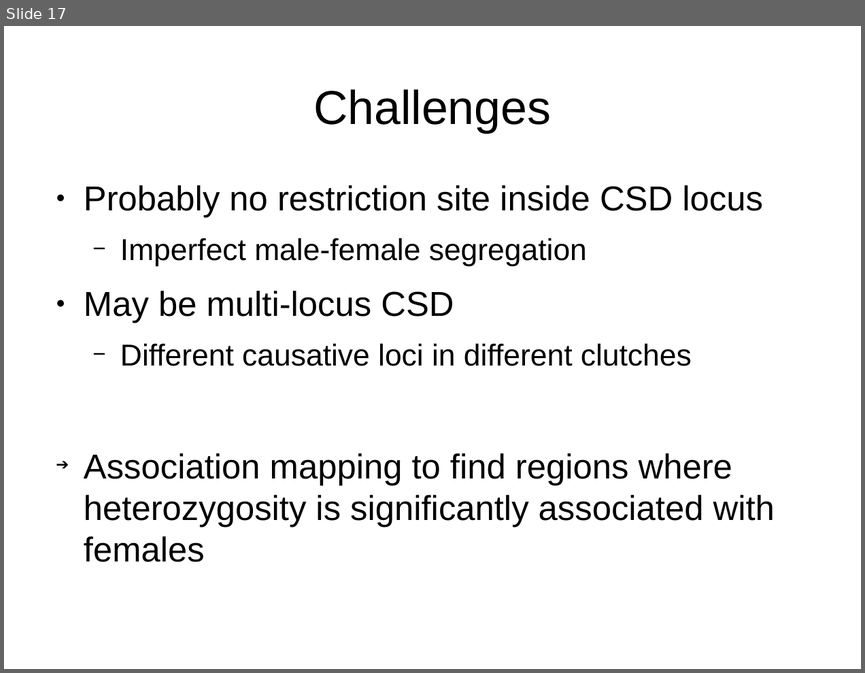
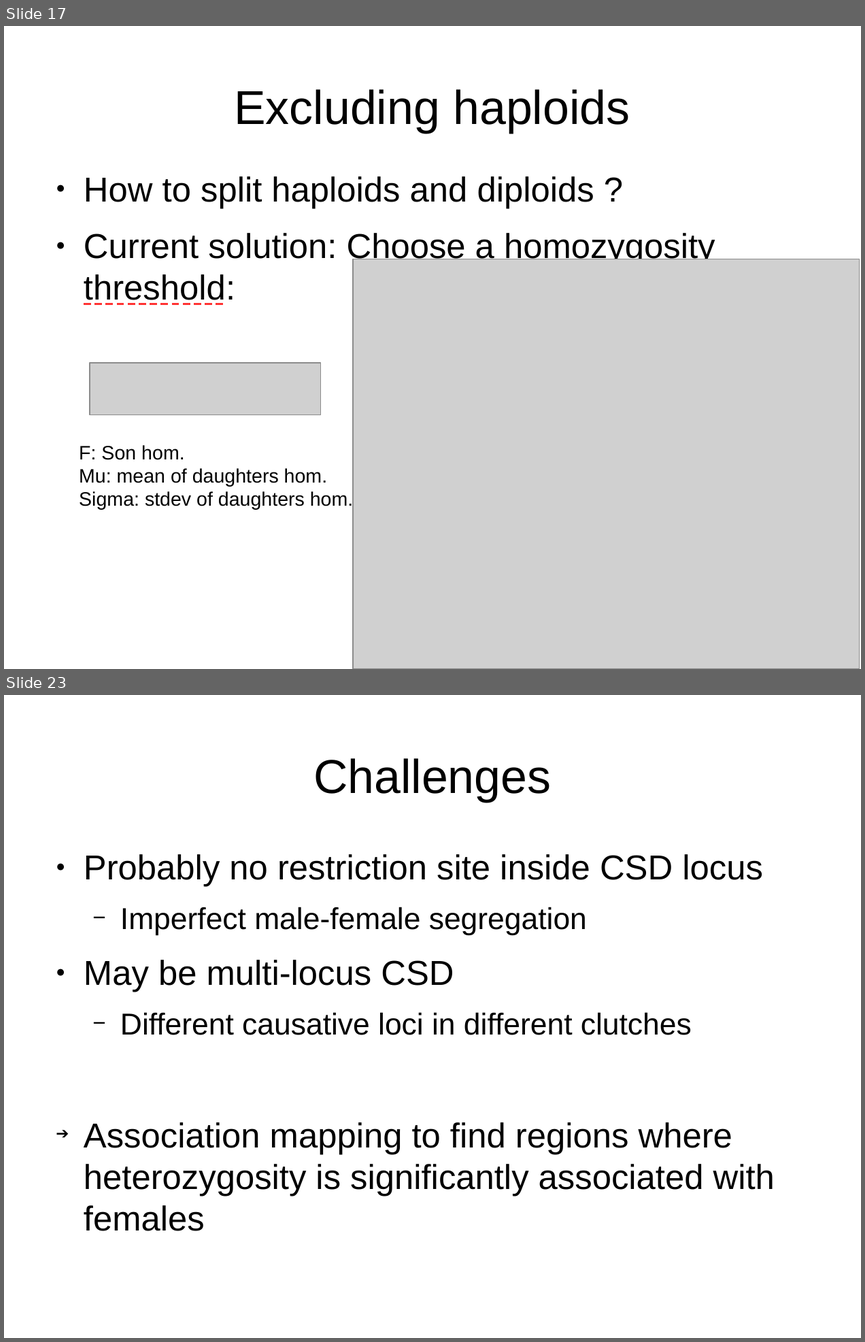
Before and after one commit to cmdoret/master_archive, a slide deck: reports/presentations/lab_meeting_20170712/lab_meeting_20170712.odp. Shown one above the other, each under a label of ours: slide 17 before the commit, slides 17 and 23 after it; the slides between them are not shown. The pictures are 865x673 and 865x1342 pixels, drawn with LibreOffice and Linux fonts; fonts in the diff are those of the drawing; grey boxes stand for pictures. Boxes give left, top, right and bottom in pixels: in the first picture for what was removed or moved away, otherwise in the second. Text is boxed around its words. In the diff, an @@ line names an element or a change of style, - is before the commit and + after.

Commit message:
now using proportion of hoomozygous sites to split by ploidy. saved previous summary stats froom benchmarks in separate folder. Progressing in lab book and lab meeting presentation.

```diff
--- a/reports/presentations/lab_meeting_20170712/lab_meeting_20170712.odp
+++ b/reports/presentations/lab_meeting_20170712/lab_meeting_20170712.odp
@@ slide 17 added at (x1=4, y1=26, x2=861, y2=669), background #FFFFFF @@
@@ title added at (x1=234, y1=89, x2=630, y2=133), 44 pt, text #000000 @@
+Excluding haploids
@@ text added at (x1=84, y1=176, x2=715, y2=305), 32 pt, text #000000 @@
+● How to split haploids and diploids ?
+● Current solution: Choose a homozygosity threshold:
@@ picture added at (x1=353, y1=259, x2=859, y2=669) @@
@@ picture added at (x1=90, y1=363, x2=320, y2=415) @@
@@ text added at (x1=79, y1=445, x2=353, y2=509), 18 pt, text #000000 @@
+F: Son hom.
+Mu: mean of daughters hom.
+Sigma: stdev of daughters hom.
@@ what was slide 17 is now slide 23 @@
```
Also in this commit, not shown: 2 slides changed, 5 other slides added, 14 other files.
